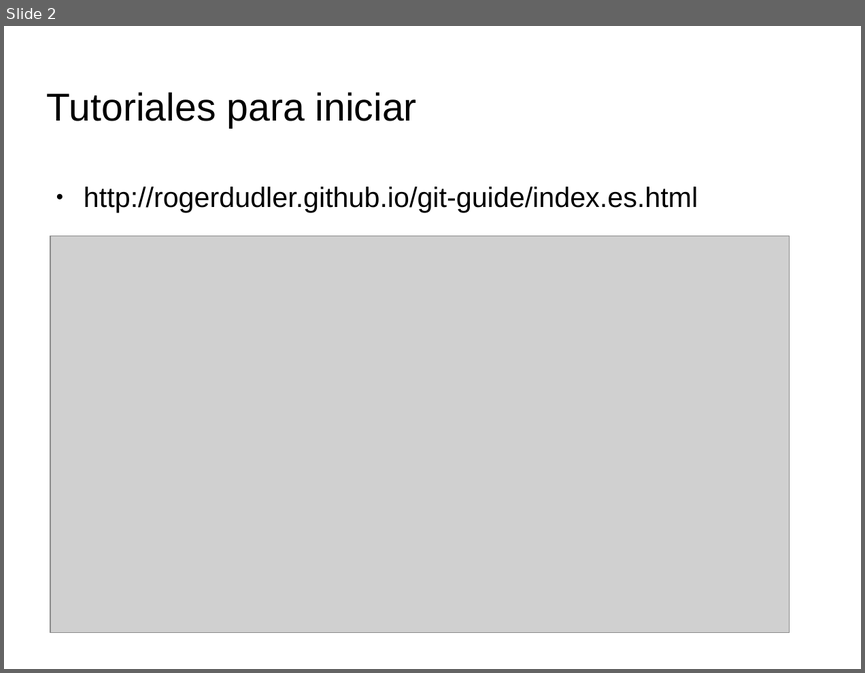
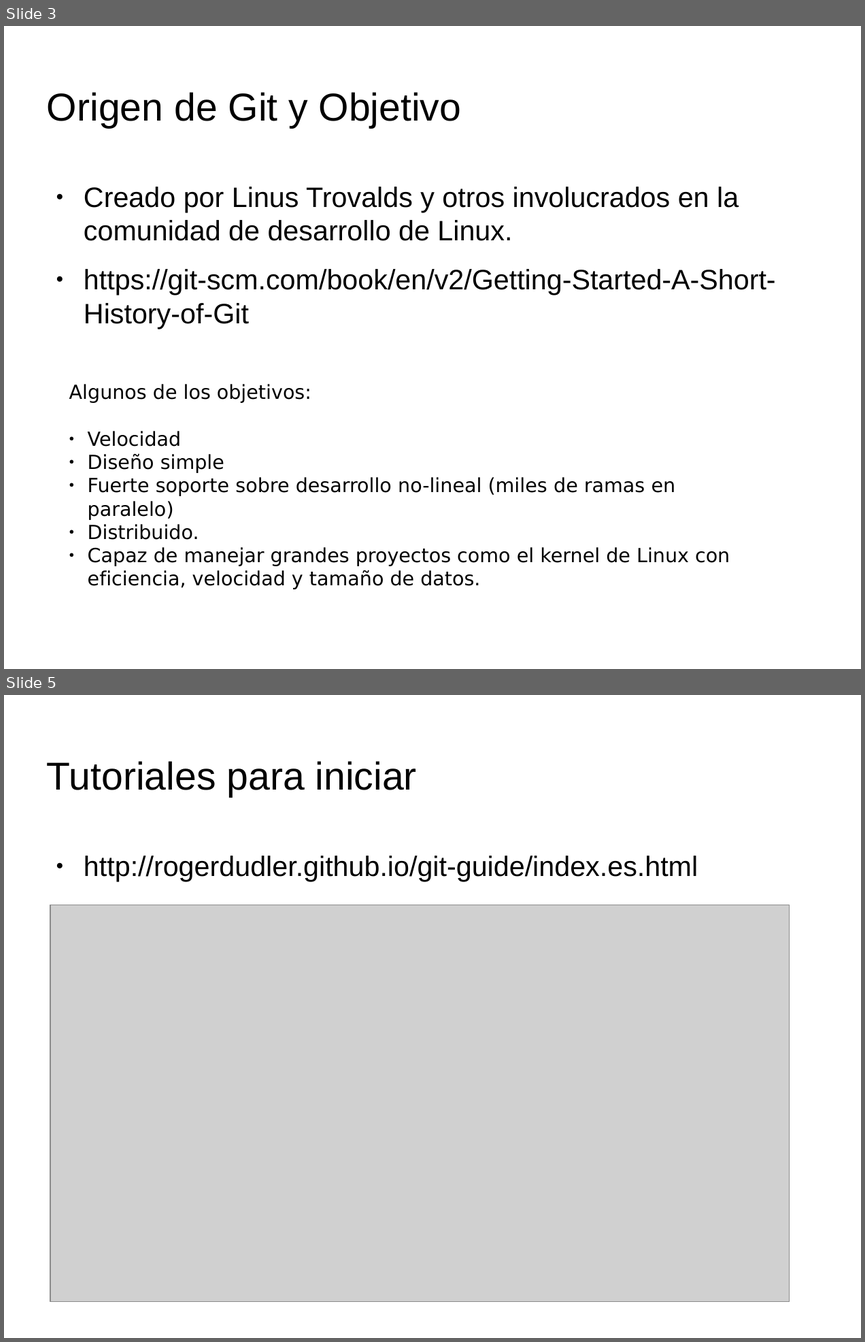
Before and after one commit to pablodav/linuxpay, a slide deck: presentacion_git.odp. Shown one above the other, each under a label of ours: slide 2 before the commit, slides 3 and 5 after it; the slides between them are not shown. The pictures are 865x673 and 865x1342 pixels, drawn with LibreOffice and Linux fonts; fonts in the diff are those of the drawing; grey boxes stand for pictures; background and template pictures are left out. Boxes give left, top, right and bottom in pixels: in the first picture for what was removed or moved away, otherwise in the second. Text is boxed around its words. In the diff, an @@ line names an element or a change of style, - is before the commit and + after.

Commit message:
actualizo algunos slides

```diff
--- a/presentacion_git.odp
+++ b/presentacion_git.odp
@@ slide 3 added at bbox=[4, 26, 861, 669], background picture (left out) @@
@@ title added at bbox=[47, 92, 461, 128], 36 pt, text #000000 @@
+Origen de Git y Objetivo
@@ text added at bbox=[84, 186, 776, 329], 26 pt, text #000000 @@
+● Creado por Linus Trovalds y otros involucrados en la comunidad de desarrollo de Linux.
+● https://git-scm.com/book/en/v2/Getting-Started-A-Short-History-of-Git
@@ text added at bbox=[69, 384, 730, 589], 18 pt, text #000000 @@
+Algunos de los objetivos:
+● Velocidad
+● Diseño simple
+● Fuerte soporte sobre desarrollo no-lineal (miles de ramas en paralelo)
+● Distribuido.
+● Capaz de manejar grandes proyectos como el kernel de Linux con eficiencia, velocidad y tamaño de datos.
@@ what was slide 2 is now slide 5 @@
```
Also in this commit, not shown: 3 other slides added.
